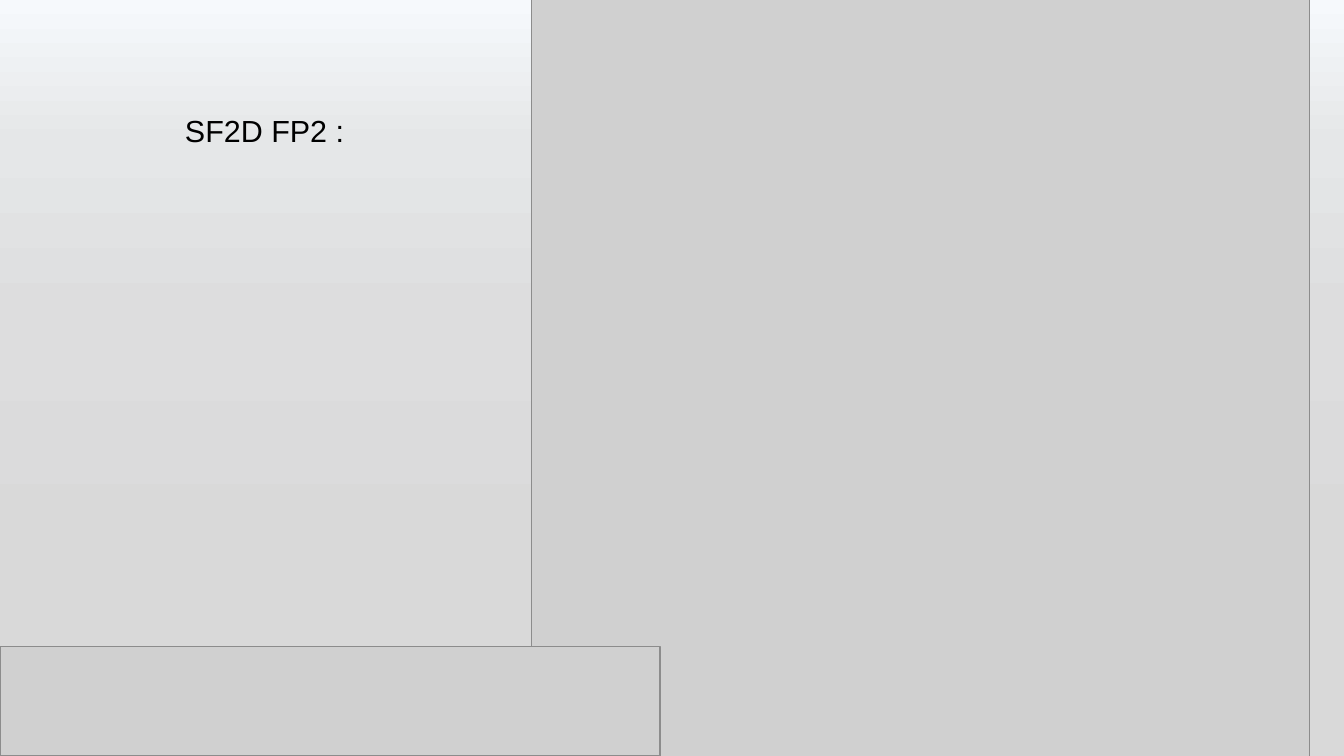
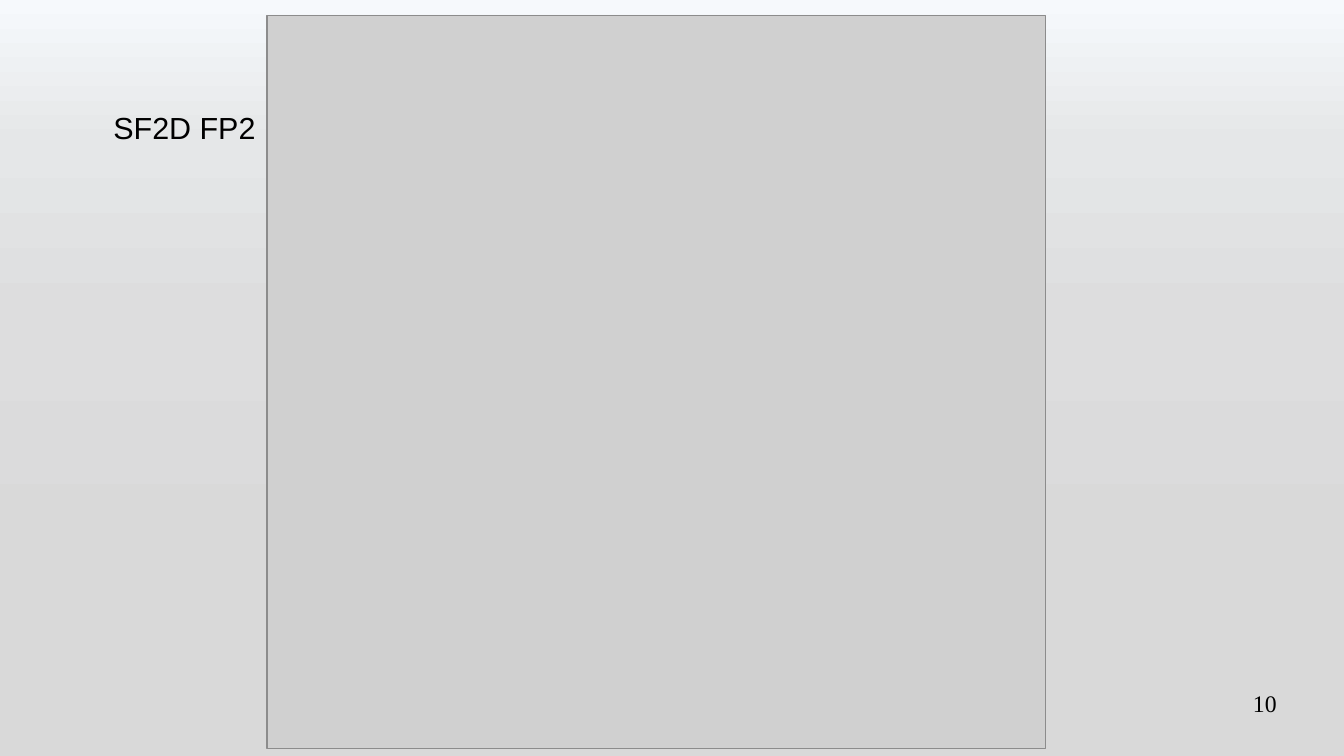
Before and after one commit to romain327/machine-turing, a slide deck: slide 10 of presentation/Presentation Machine de Turing.pptx (slide 9 before the commit). Drawn at 1344x756 pixels with LibreOffice and Linux fonts; fonts in the diff are those of the drawing; grey boxes stand for pictures. Boxes give left, top, right and bottom in pixels: in the first picture for what was removed or moved away, otherwise in the second. Text is boxed around its words. In the diff, an @@ line names an element or a change of style, - is before the commit and + after.

```diff
--- a/presentation/Presentation Machine de Turing.pptx
+++ b/presentation/Presentation Machine de Turing.pptx
@@ picture: place and size @@
-picture at (532, 0, 1310, 756)
+picture at (267, 16, 1045, 750)
@@ text "SF2D FP2 :": place and size @@
-text "SF2D FP2 :" at (185, 120, 327, 143)
+text "SF2D FP2 :" at (113, 117, 256, 140)
@@ picture removed at (0, 648, 532, 756) @@
@@ picture removed at (0, 646, 660, 756) @@
@@ page number added at (1253, 696, 1277, 713), 14 pt, text #000000 @@
+10
```
Also in this commit, not shown: 12 other slides changed, 6 slides added, 1 slide removed, 12 other files.
